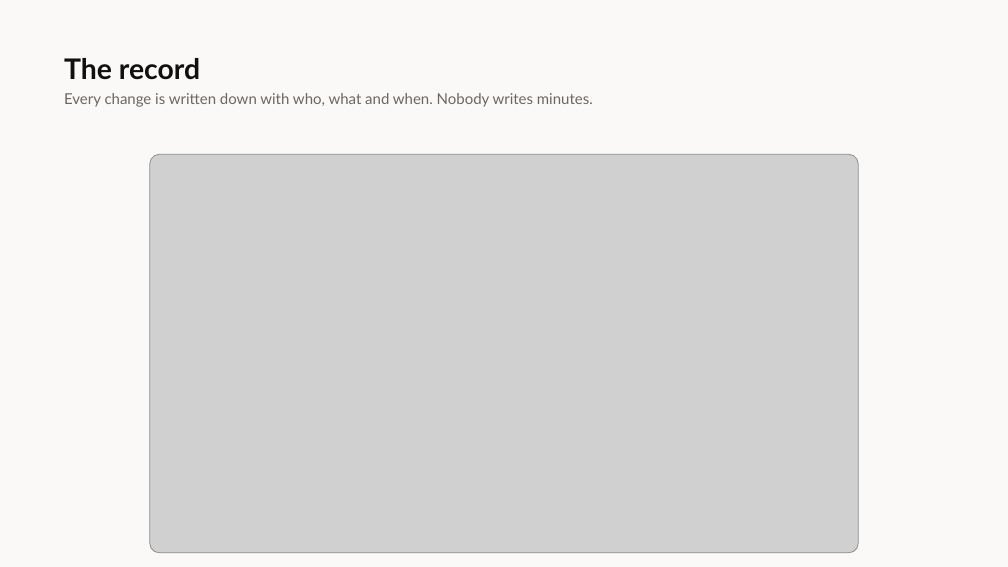
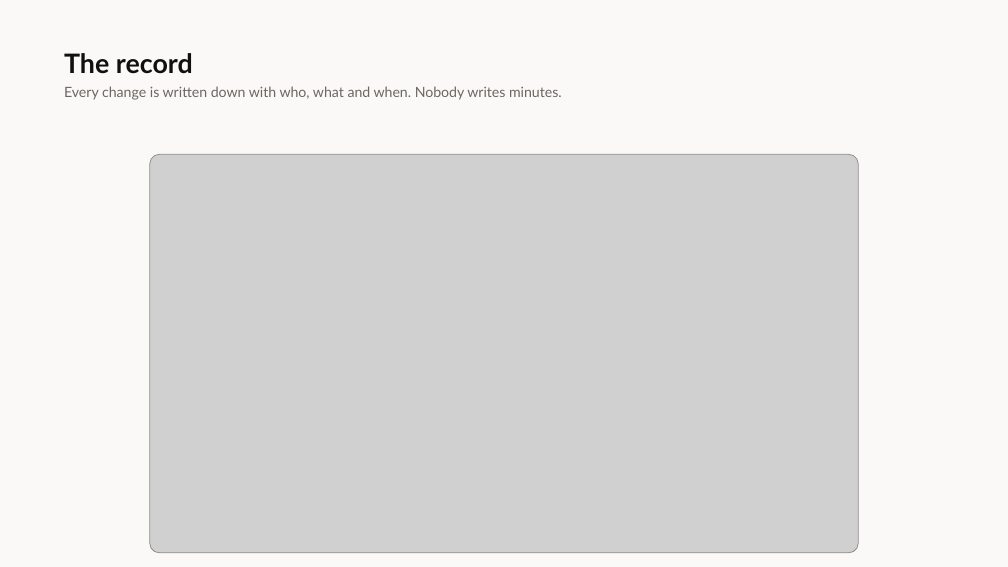
Before and after one commit to Herman-Gathege/Mshikaki-Meetings-App, a slide deck: slide 11 of docs/presentations/Mshikaki-Walkthrough.pptx. Drawn at 1008x567 pixels with LibreOffice and Linux fonts; fonts in the diff are those of the drawing; grey boxes stand for pictures. Boxes give left, top, right and bottom in pixels: in the first picture for what was removed or moved away, otherwise in the second. Text is boxed around its words. In the diff, an @@ line names an element or a change of style, - is before the commit and + after.

```diff
--- a/docs/presentations/Mshikaki-Walkthrough.pptx
+++ b/docs/presentations/Mshikaki-Walkthrough.pptx
@@ text "The record" at (x1=64, y1=53, x2=193, y2=74): size 27 to 25.5 pt @@
@@ text "Every change is written down ..." at (x1=64, y1=86, x2=562, y2=100): size 14.2 to 13.5 pt @@
```
Also in this commit, not shown: 7 other slides changed, 6 slides added, 5 slides removed.
